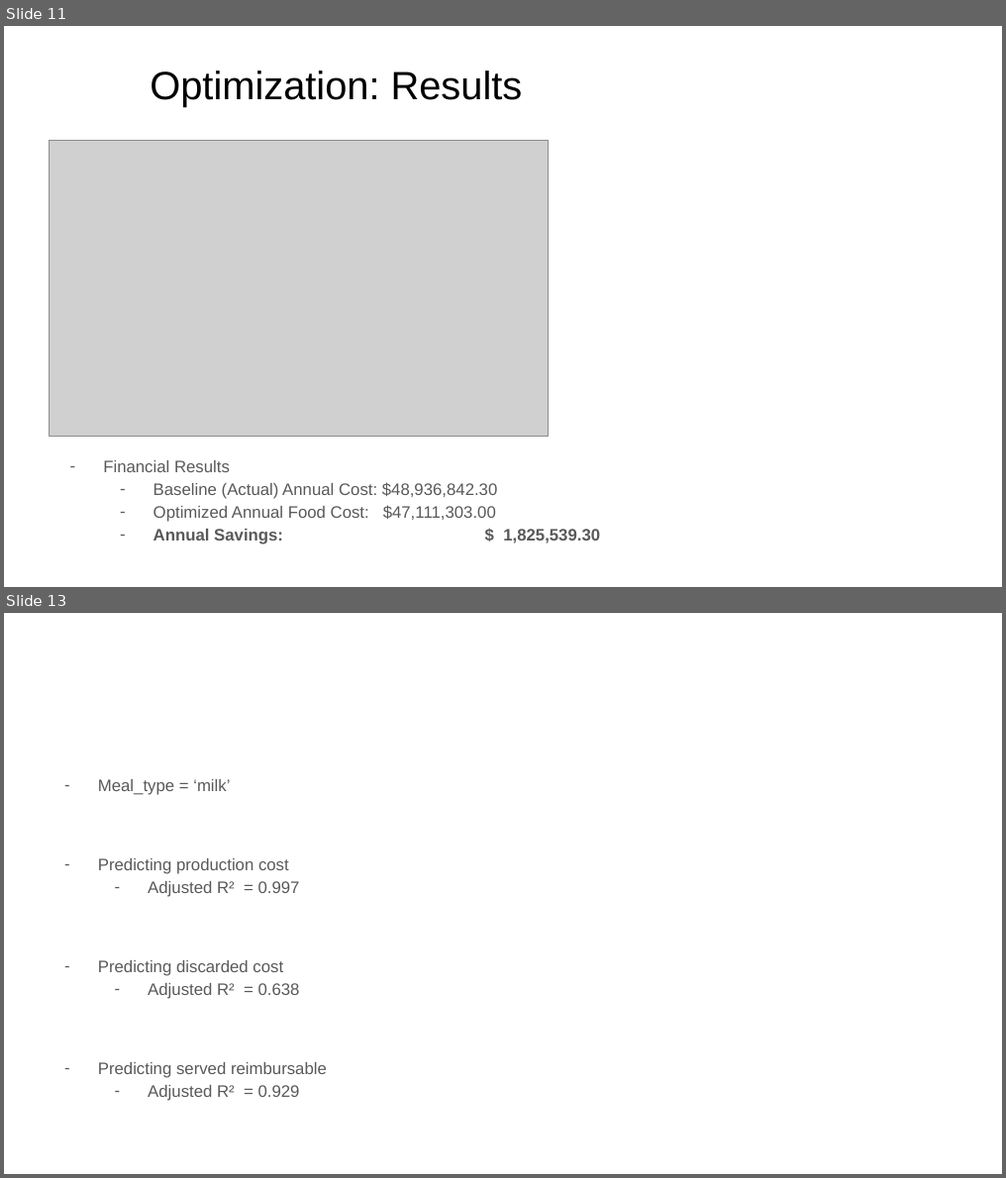
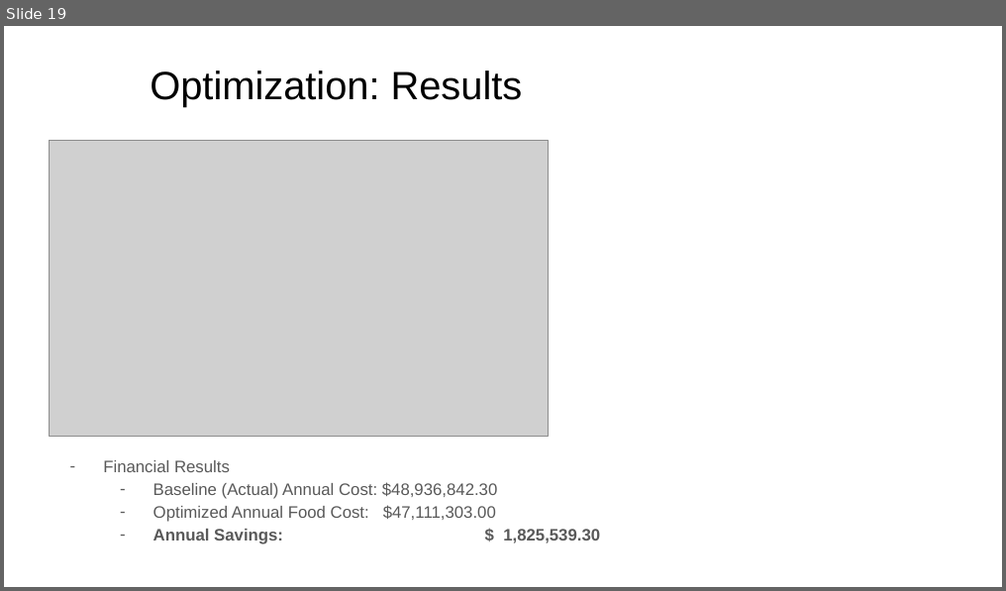
Before and after one commit to JupiK9/fall-2025-group2, a slide deck: presentation/Capstone Final Presentation.pptx. Shown one above the other, each under a label of ours: slides 11 and 13 before the commit, slide 19 after it; the slides between them are not shown. The pictures are 1006x1178 and 1006x591 pixels, drawn with LibreOffice and Linux fonts; fonts in the diff are those of the drawing; grey boxes stand for pictures; background and template pictures are left out. Boxes give left, top, right and bottom in pixels: in the first picture for what was removed or moved away, otherwise in the second. Text is boxed around its words. In the diff, an @@ line names an element or a change of style, - is before the commit and + after.

```diff
--- a/presentation/Capstone Final Presentation.pptx
+++ b/presentation/Capstone Final Presentation.pptx
@@ slide 13 removed at (4, 613, 1002, 1174), background picture (left out) @@
@@ title removed at (38, 631, 979, 714) @@
-Regression
@@ text removed at (98, 779, 327, 1101) @@
-– Meal_type = ‘milk’
-– Predicting production cost
-  – Adjusted R² = 0.997
-– Predicting discarded cost
-  – Adjusted R² = 0.638
-– Predicting served reimbursable
-  – Adjusted R² = 0.929
@@ what was slide 11 is now slide 19 @@
```
Also in this commit, not shown: 6 slides changed, 12 slides added, 4 other slides removed.
